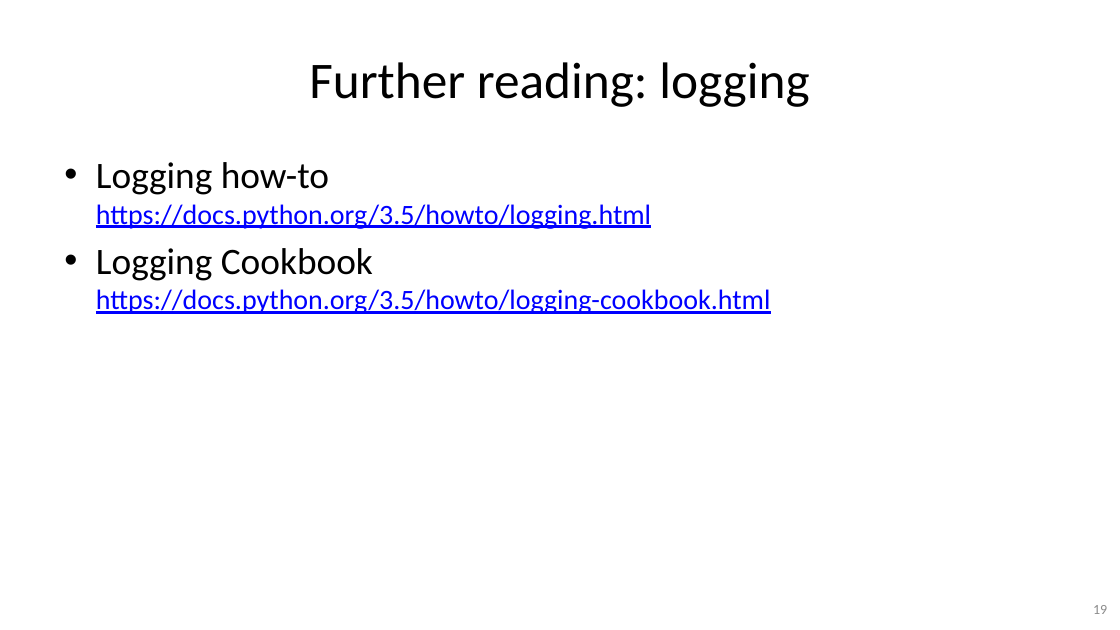
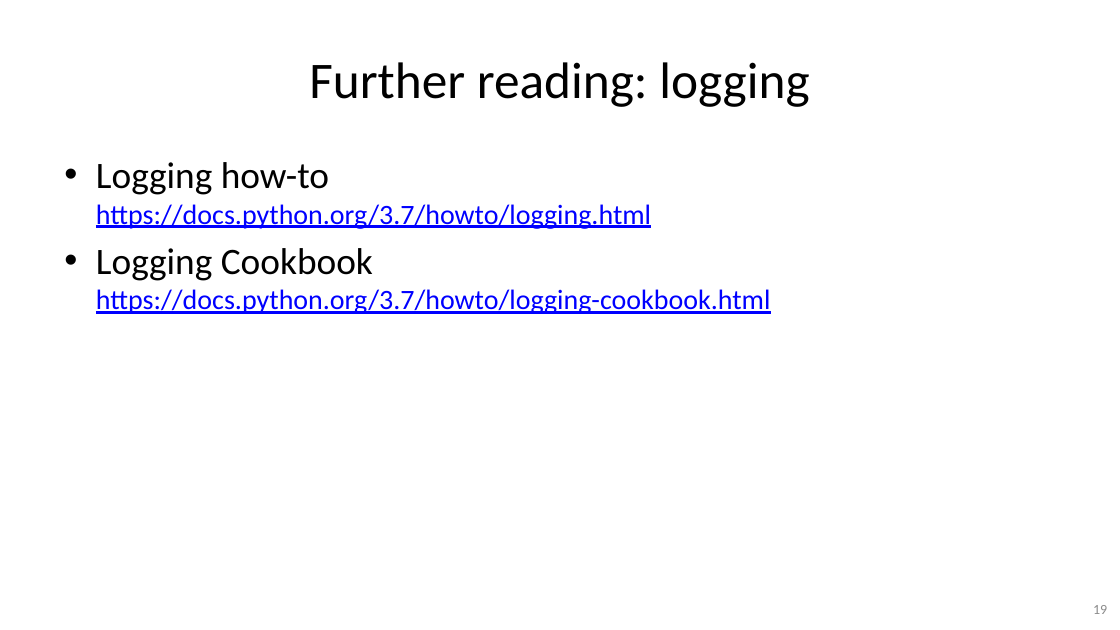
Before and after one commit to gjbex/Python-for-systems-programming, a slide deck: slide 19 of python_for_systems_programming.pptx. Drawn at 1120x630 pixels with LibreOffice and Linux fonts; fonts in the diff are those of the drawing. Boxes give left, top, right and bottom in pixels: in the first picture for what was removed or moved away, otherwise in the second. Text is boxed around its words. In the diff, an @@ line names an element or a change of style, - is before the commit and + after.

Commit message:
Update documentation links to Python 3.7

```diff
--- a/python_for_systems_programming.pptx
+++ b/python_for_systems_programming.pptx
@@ text at (x1=96, y1=162, x2=771, y2=314): text changed @@
-• Logging how-to
-  https://docs.python.org/3.5/howto/logging.html
-• Logging Cookbook
-  https://docs.python.org/3.5/howto/logging-cookbook.html
+• Logging how-to
+  https://docs.python.org/3.7/howto/logging.html
+• Logging Cookbook
+  https://docs.python.org/3.7/howto/logging-cookbook.html
```
Also in this commit, not shown: 1 other slide changed.
